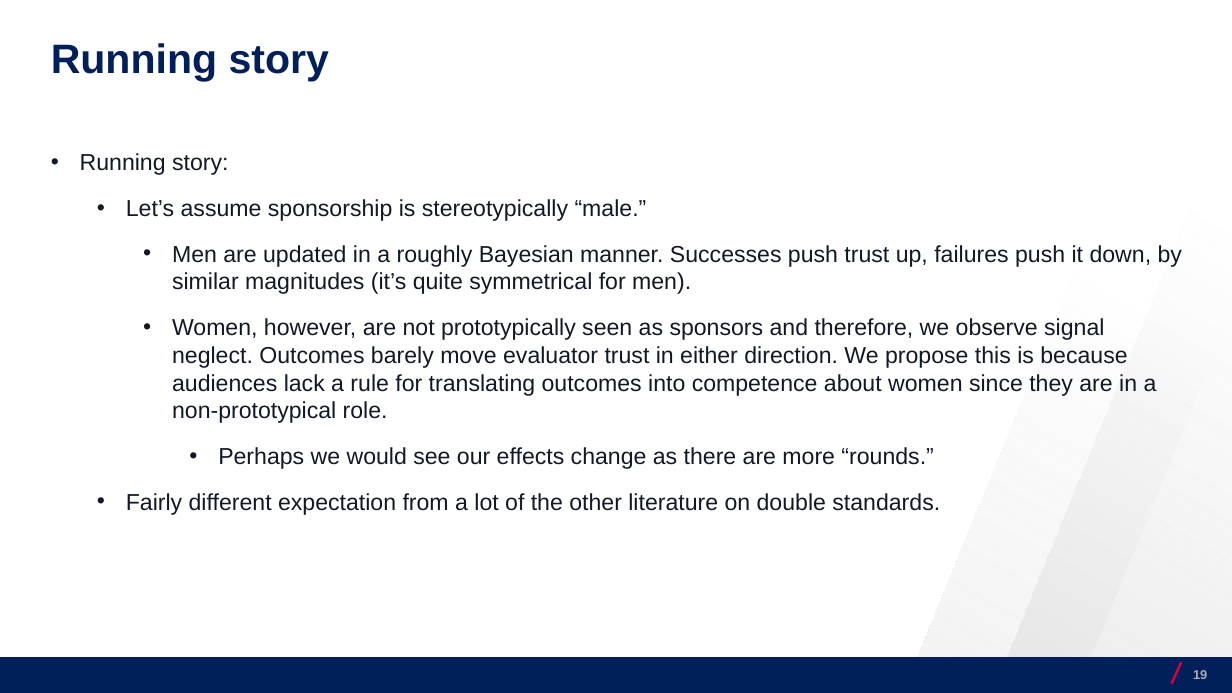
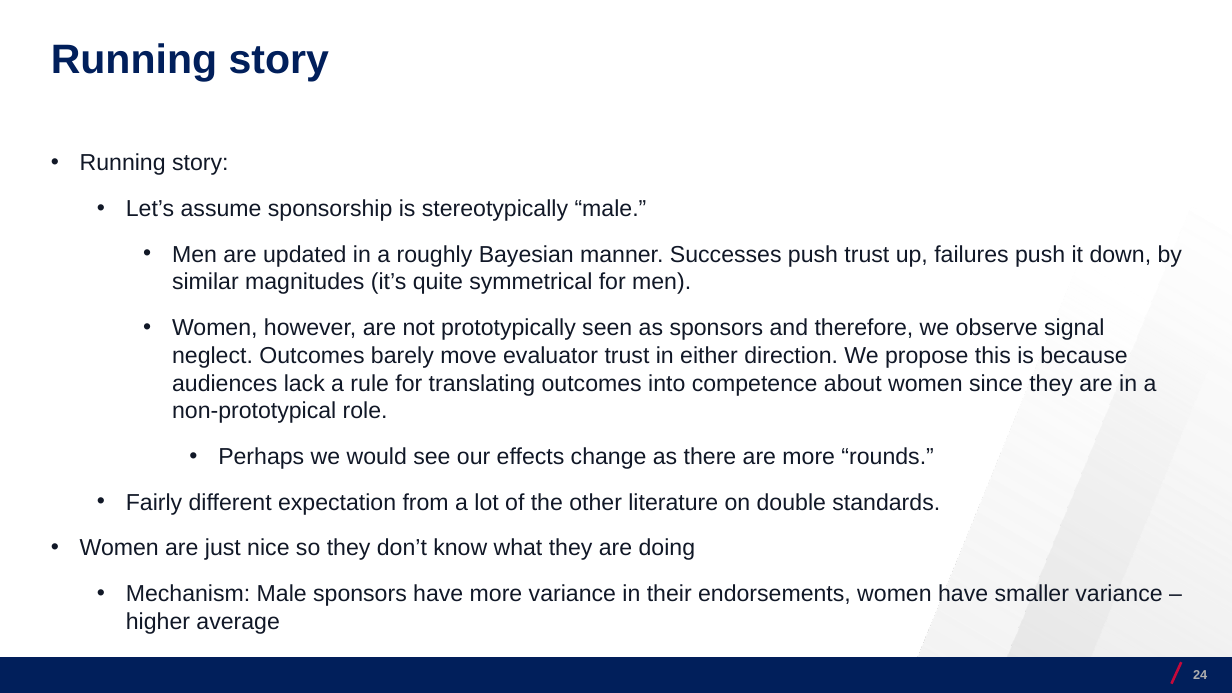
Before and after one commit to josecerv/sponsorship-network, a slide deck: slide 24 of docs/UChicago-0410.pptx (slide 19 before the commit). Drawn at 1232x693 pixels with LibreOffice and Linux fonts; fonts in the diff are those of the drawing; background and template pictures are left out. Boxes give left, top, right and bottom in pixels: in the first picture for what was removed or moved away, otherwise in the second. Text is boxed around its words. In the diff, an @@ line names an element or a change of style, - is before the commit and + after.

```diff
--- a/docs/UChicago-0410.pptx
+++ b/docs/UChicago-0410.pptx
@@ text at [80,538,1162,634]: paragraphs added @@
+• Women are just nice so they don’t know what they are doing
+  • Mechanism: Male sponsors have more variance in their endorsements, women have smaller variance – higher average
@@ page number at [1193,670,1207,679]: text changed @@
-19
+24
```
Also in this commit, not shown: 8 other slides changed, 8 slides added, 2 slides removed, 7 other files.
